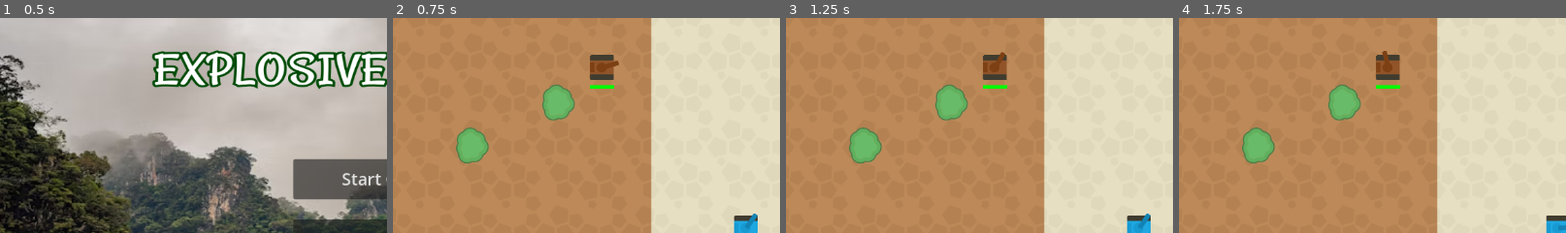
Above: before the commit, frames 1-4 (left to right).
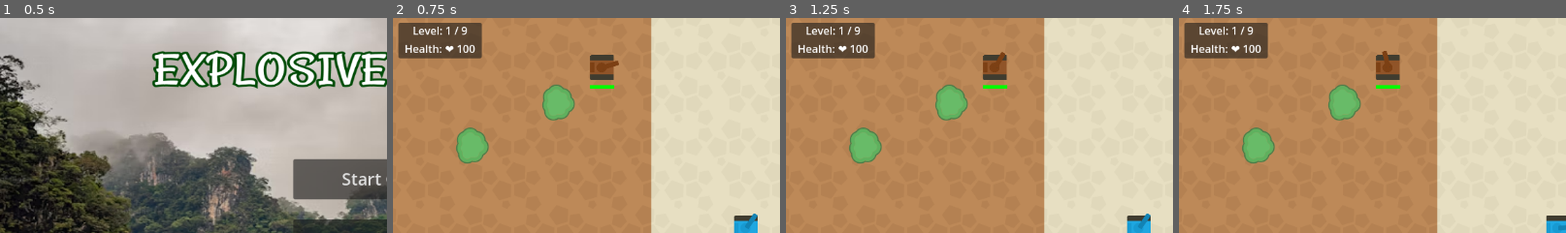
Above: after the commit, the same moments.

Repository: Thaysen01/Explosive-Learning-Capstone-1
Game: Godot game, scene res://title_screen.tscn
Same seed, same stepped clock (60 frames per second), same inputs: the game is played once before the commit and once after it.
Inputs (mouse positions are % of the whole screen's width and height, from its top left):
- Up to frame 1 (0.5 s): no input
- Up to frame 2 (0.75 s): click "Start Game" at 0.5 s
- Up to frame 3 (1.25 s): no input
- Up to frame 4 (1.75 s): move the mouse to (72, 45) at 1.27 s; hold D (right) from 1.28 s (still down); click (72, 45) at 1.35 s
The pictures show only the part of the screen within x 0-50%, y 0-50%; the shares and areas given below are measured in that part.

Frame 1 is identical in both runs. In frame 2, 3.6% of the frame differs, in the area x 1-24%, y 2-19%; in frame 3, 3.6%; in frame 4, 3.6%.
Error in both runs: Invalid access to property or key of type 'String' on a base object of type 'Dictionary'. (res://tanks/TankBase/Tank.gd:139)

Commit message:
Pause menu difficulty

Diff:
--- a/Main.gd
+++ b/Main.gd
@@ -88,6 +88,13 @@
 			$TileMap/PlayerTank.maxBullets = $TileMap/PlayerTank.player_bullets
 			$TileMap/PlayerTank.maxMines = $TileMap/PlayerTank.player_mines
 
+	# Level display (UI)
+	if Global.total_questions > 13:
+		$CanvasLayer/Stats/PanelContainer/VBoxContainer/Label.text = " Level: " + str(Global.num_correct_answer + 1) + " / 14 "
+	else:
+		$CanvasLayer/Stats/PanelContainer/VBoxContainer/Label.text = " Level: " + str(Global.num_correct_answer + 1) + " / " + str(Global.total_questions) + " "
+
+
 func difficulty_adjustments():
 	# Player Tank
 	var current_hp = 100
@@ -122,7 +129,6 @@
 # Ran for victory or defeat
 func player_failed():
 	Input.set_mouse_mode(Input.MOUSE_MODE_VISIBLE)
-	# Make it so: once game ends, pause screen doesn't unset mouse.visable (seems to be working now) ---
 	if Global.total_questions == 0:
 		$CanvasLayer/Finish/Panel2.show()
 		$CanvasLayer/Finish/Panel.hide()
--- a/Main.tscn
+++ b/Main.tscn
@@ -42,4 +42,30 @@
 [node name="Finish" parent="CanvasLayer" instance=ExtResource("6_q6s18")]
 mouse_filter = 2
 
+[node name="Stats" type="Control" parent="CanvasLayer"]
+layout_mode = 3
+anchors_preset = 0
+offset_left = 8.0
+offset_top = 7.0
+offset_right = 132.0
+offset_bottom = 60.0
+
+[node name="PanelContainer" type="PanelContainer" parent="CanvasLayer/Stats"]
+layout_mode = 0
+offset_right = 124.0
+offset_bottom = 53.0
+
+[node name="VBoxContainer" type="VBoxContainer" parent="CanvasLayer/Stats/PanelContainer"]
+layout_mode = 2
+
+[node name="Label" type="Label" parent="CanvasLayer/Stats/PanelContainer/VBoxContainer"]
+layout_mode = 2
+text = " Level: "
+horizontal_alignment = 1
+
+[node name="Label2" type="Label" parent="CanvasLayer/Stats/PanelContainer/VBoxContainer"]
+layout_mode = 2
+text = " Health: "
+horizontal_alignment = 1
+
 [connection signal="question_answered" from="CanvasLayer/Banner" to="." method="spawn_tanks"]
--- a/tanks/TankBase/Tank.gd
+++ b/tanks/TankBase/Tank.gd
@@ -77,14 +77,14 @@
 		elif Global.difficulty == 4:
 			current_hp = 1
 			max_hp = 1
-	$health.value = current_hp
 	$health.min_value = 0
 	$health.max_value = max_hp
 
 
 func _physics_process(_delta):
 	$health.value = current_hp
-
+	if scene_file_path == "res://tanks/PlayerTank.tscn":
+		get_node("../../CanvasLayer/Stats/PanelContainer/VBoxContainer/Label2").text = " Health: ❤️ " + str($health.value) + " "
 
 func isRotationWithinDeltaForDirection(direction, rotDelta):
 	return (tankRotation > direction - rotDelta) && (tankRotation < direction + rotDelta)
--- a/ui/pause_screen.gd
+++ b/ui/pause_screen.gd
@@ -7,7 +7,20 @@
 
 # Rework pause screen images ---
 # Show controls in pause menu ---
-# Display stats on screen ---
+# Display BOSS stats on screen ---
+
+func _ready():
+	# Update pause display
+	if Global.difficulty == 0:
+		$PanelContainer/VBoxContainer/Label.text = "Difficulty: Beginner"
+	elif Global.difficulty == 1:
+		$PanelContainer/VBoxContainer/Label.text = "Difficulty: Easy"
+	elif Global.difficulty == 2:
+		$PanelContainer/VBoxContainer/Label.text = "Difficulty: Standard"
+	elif Global.difficulty == 3:
+		$PanelContainer/VBoxContainer/Label.text = "Difficulty: Hard"
+	elif Global.difficulty == 4:
+		$PanelContainer/VBoxContainer/Label.text = "Difficulty: Impossible"
 
 func resume():
 	Input.set_mouse_mode(Input.MOUSE_MODE_CONFINED)
--- a/ui/pause_screen.tscn
+++ b/ui/pause_screen.tscn
@@ -134,7 +134,17 @@
 
 [node name="HSeparator3" type="HSeparator" parent="PanelContainer/VBoxContainer"]
 modulate = Color(1, 1, 1, 0)
-custom_minimum_size = Vector2(0, 15)
+custom_minimum_size = Vector2(0, 10)
+layout_mode = 2
+
+[node name="Label" type="Label" parent="PanelContainer/VBoxContainer"]
+layout_mode = 2
+text = "Test"
+horizontal_alignment = 1
+
+[node name="HSeparator6" type="HSeparator" parent="PanelContainer/VBoxContainer"]
+modulate = Color(1, 1, 1, 0)
+custom_minimum_size = Vector2(0, 10)
 layout_mode = 2
 
 [node name="resume" type="Button" parent="PanelContainer/VBoxContainer"]
